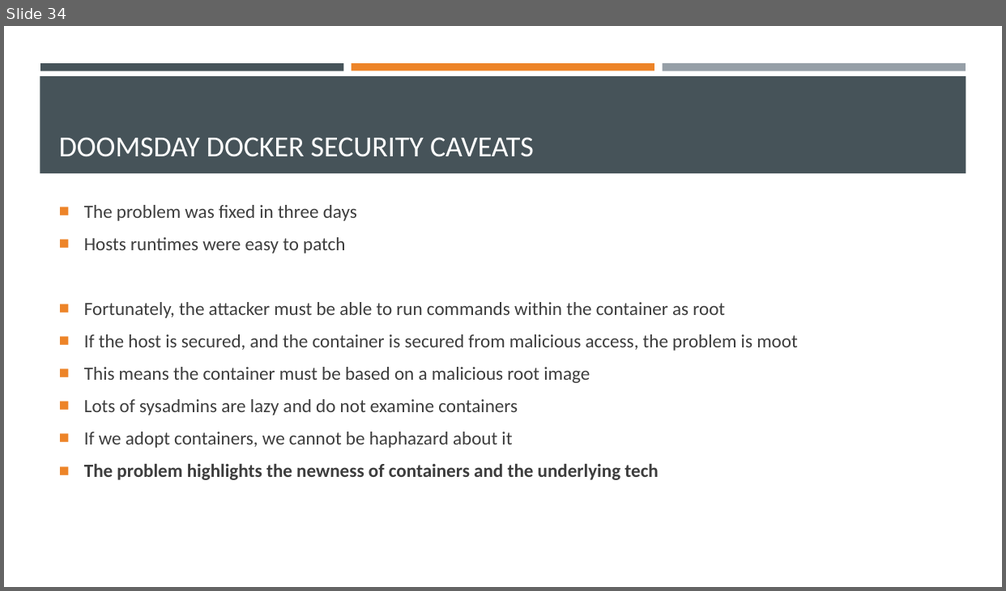
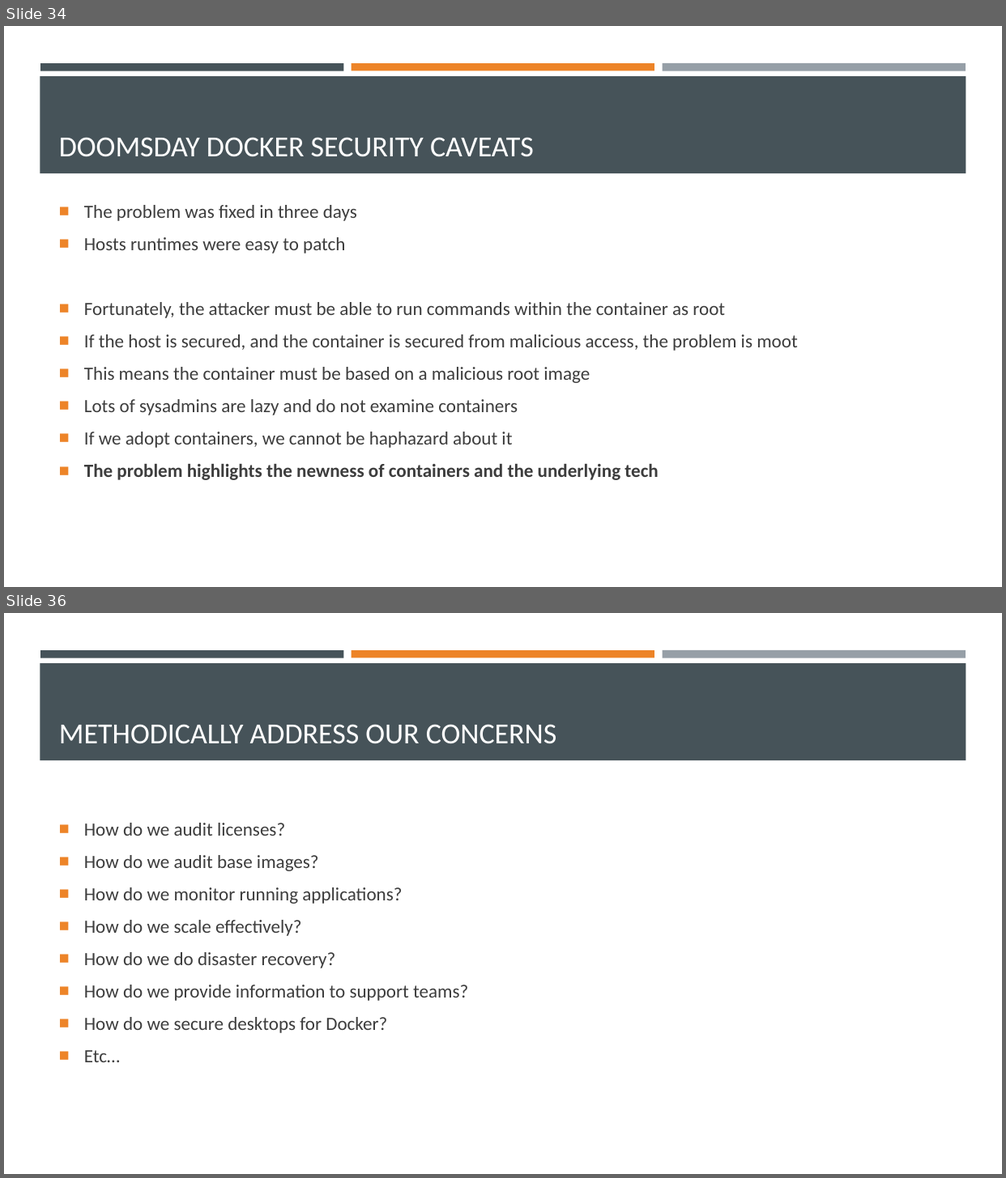
Before and after one commit to EnterpriseProductsLP/introduction-to-docker, a slide deck: presentation/presentation.pptx. Shown one above the other, each under a label of ours: slide 34 before the commit, slides 34 and 36 after it; the slides between them are not shown. The pictures are 1006x591 and 1006x1178 pixels, drawn with LibreOffice and Linux fonts; fonts in the diff are those of the drawing. Boxes give left, top, right and bottom in pixels: in the first picture for what was removed or moved away, otherwise in the second. Text is boxed around its words. In the diff, an @@ line names an element or a change of style, - is before the commit and + after.

```diff
--- a/presentation/presentation.pptx
+++ b/presentation/presentation.pptx
@@ slide 36 added at [4, 613, 1002, 1174], background #FFFFFF; not listed: 4 template elements that a slide beside it also shows @@
@@ title added at [59, 724, 557, 744], 28 pt, text #FFFFFF @@
+METHODICALLY ADDRESS OUR CONCERNS
@@ text added at [84, 823, 468, 1063], 18 pt, text #3D3D3D @@
+■ How do we audit licenses?
+■ How do we audit base images?
+■ How do we monitor running applications?
+■ How do we scale effectively?
+■ How do we do disaster recovery?
+■ How do we provide information to support teams?
+■ How do we secure desktops for Docker?
+■ Etc…
```
Also in this commit, not shown: 5 other slides added.
